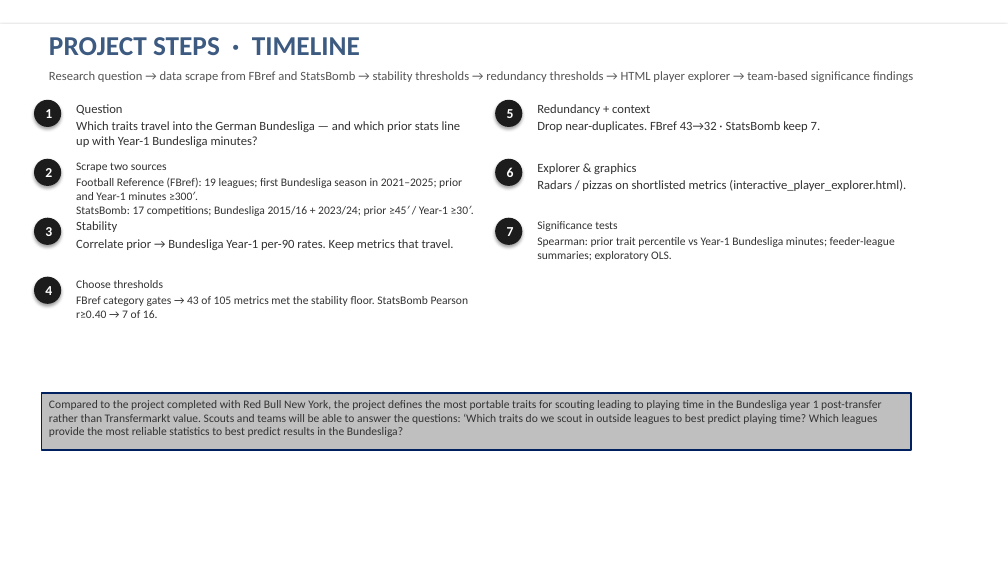
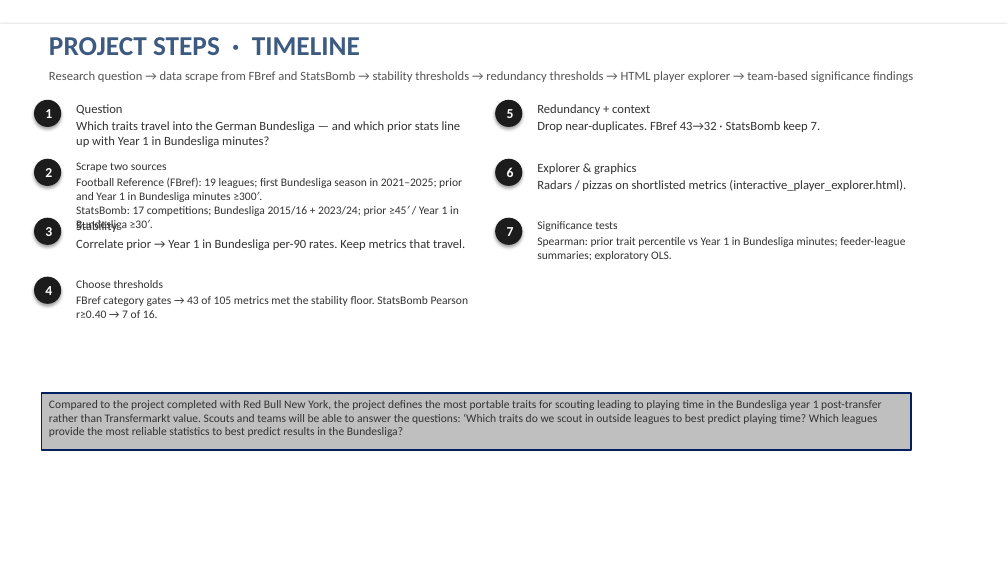
Before and after one commit to colbymorris08/bundesliga-transfer-traits, a slide deck: slide 2 of bundesliga_transfer_traits.pptx. Drawn at 1008x567 pixels with LibreOffice and Linux fonts; fonts in the diff are those of the drawing. Boxes give left, top, right and bottom in pixels: in the first picture for what was removed or moved away, otherwise in the second. Text is boxed around its words. In the diff, an @@ line names an element or a change of style, - is before the commit and + after.

```diff
--- a/bundesliga_transfer_traits.pptx
+++ b/bundesliga_transfer_traits.pptx
@@ text at [76, 121, 461, 147]: text changed @@
-Which traits travel into the German Bundesliga — and which prior stats line up with Year-1 Bundesliga minutes?
+Which traits travel into the German Bundesliga — and which prior stats line up with Year 1 in Bundesliga minutes?
@@ text at [76, 178, 462, 216]: text changed @@
-Football Reference (FBref): 19 leagues; first Bundesliga season in 2021–2025; prior and Year-1 minutes ≥300′.
-StatsBomb: 17 competitions; Bundesliga 2015/16 + 2023/24; prior ≥45′ / Year-1 ≥30′.
+Football Reference (FBref): 19 leagues; first Bundesliga season in 2021–2025; prior and Year 1 in Bundesliga minutes ≥300′.
+StatsBomb: 17 competitions; Bundesliga 2015/16 + 2023/24; prior ≥45′ / Year 1 in Bundesliga ≥30′.
@@ text at [76, 239, 465, 250]: text changed @@
-Correlate prior → Bundesliga Year-1 per-90 rates. Keep metrics that travel.
+Correlate prior → Year 1 in Bundesliga per-90 rates. Keep metrics that travel.
@@ text at [537, 237, 905, 261]: text changed @@
-Spearman: prior trait percentile vs Year-1 Bundesliga minutes; feeder-league summaries; exploratory OLS.
+Spearman: prior trait percentile vs Year 1 in Bundesliga minutes; feeder-league summaries; exploratory OLS.
```
Also in this commit, not shown: 18 other slides changed, 4 other files.
